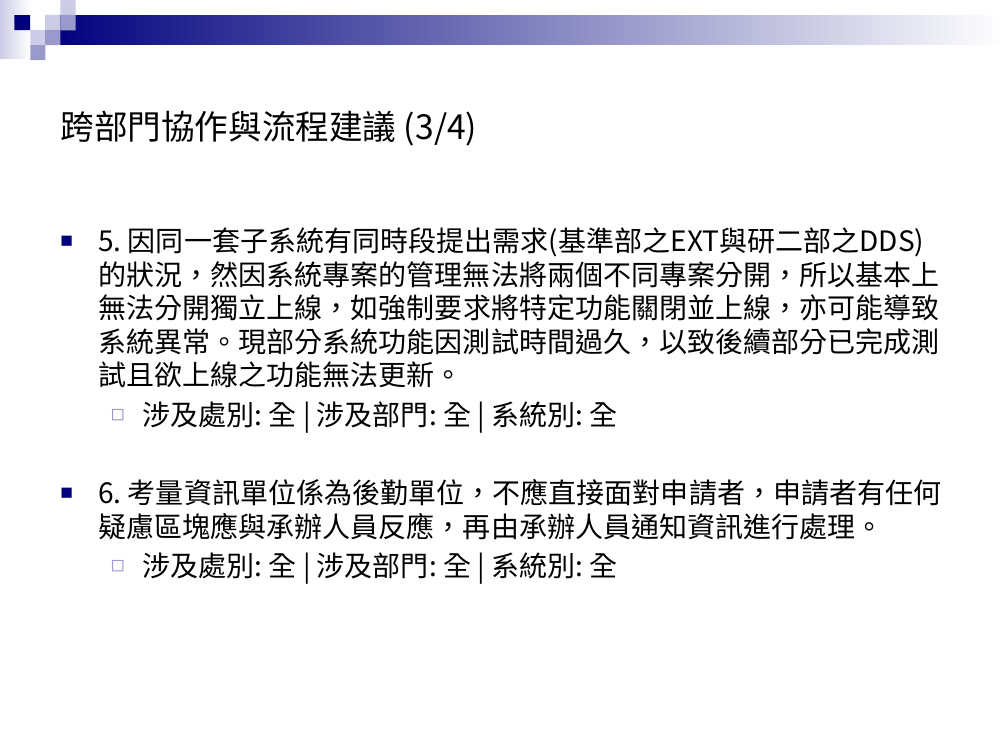
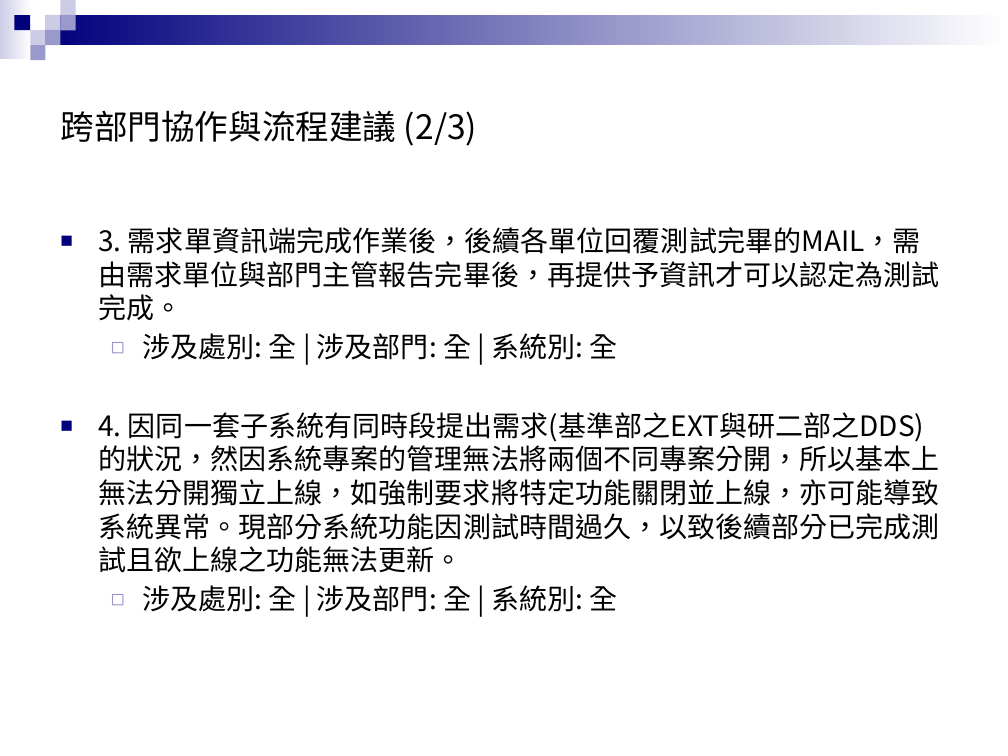
Before and after one commit to zx90316/202508-----, a slide deck: slide 28 of 系統交流會議題簡報.pptx (slide 23 before the commit). Drawn at 1008x756 pixels with LibreOffice and Linux fonts; fonts in the diff are those of the drawing; background and template pictures are left out. Boxes give left, top, right and bottom in pixels: in the first picture for what was removed or moved away, otherwise in the second. Text is boxed around its words. In the diff, an @@ line names an element or a change of style, - is before the commit and + after.

Commit message:
更新 ExcelToJsonPresentation 類別以排除「宣導」類別的議題，並新增目錄頁與議題動機頁。修正 JSON 檔案中的類別名稱與統計數據，並更新 requirements.txt 以包含 pywin32 套件。刪除不再使用的設定檔案 settings.local.json。

```diff
--- a/系統交流會議題簡報.pptx
+++ b/系統交流會議題簡報.pptx
@@ title at (60, 110, 477, 146): text changed @@
-跨部門協作與流程建議 (3/4)
+跨部門協作與流程建議 (2/3)
@@ text at (98, 227, 940, 320): text changed @@
-■ 5. 因同一套子系統有同時段提出需求(基準部之EXT與研二部之DDS)的狀況，然因系統專案的管理無法將兩個不同專案分開，所以基本上無法分開獨立上線，如強制要求將特定功能關閉並上線，亦可能導致系統異常。現部分系統功能因測試時間過久，以致後續部分已完成測試且欲上線之功能無法更新。
+■ 3. 需求單資訊端完成作業後，後續各單位回覆測試完畢的MAIL，需由需求單位與部門主管報告完畢後，再提供予資訊才可以認定為測試完成。
@@ text at (98, 412, 940, 573): text changed @@
-■ 6. 考量資訊單位係為後勤單位，不應直接面對申請者，申請者有任何疑慮區塊應與承辦人員反應，再由承辦人員通知資訊進行處理。
+■ 4. 因同一套子系統有同時段提出需求(基準部之EXT與研二部之DDS)的狀況，然因系統專案的管理無法將兩個不同專案分開，所以基本上無法分開獨立上線，如強制要求將特定功能關閉並上線，亦可能導致系統異常。現部分系統功能因測試時間過久，以致後續部分已完成測試且欲上線之功能無法更新。
```
Also in this commit, not shown: 22 other slides changed, 5 slides added, 6 other files.
